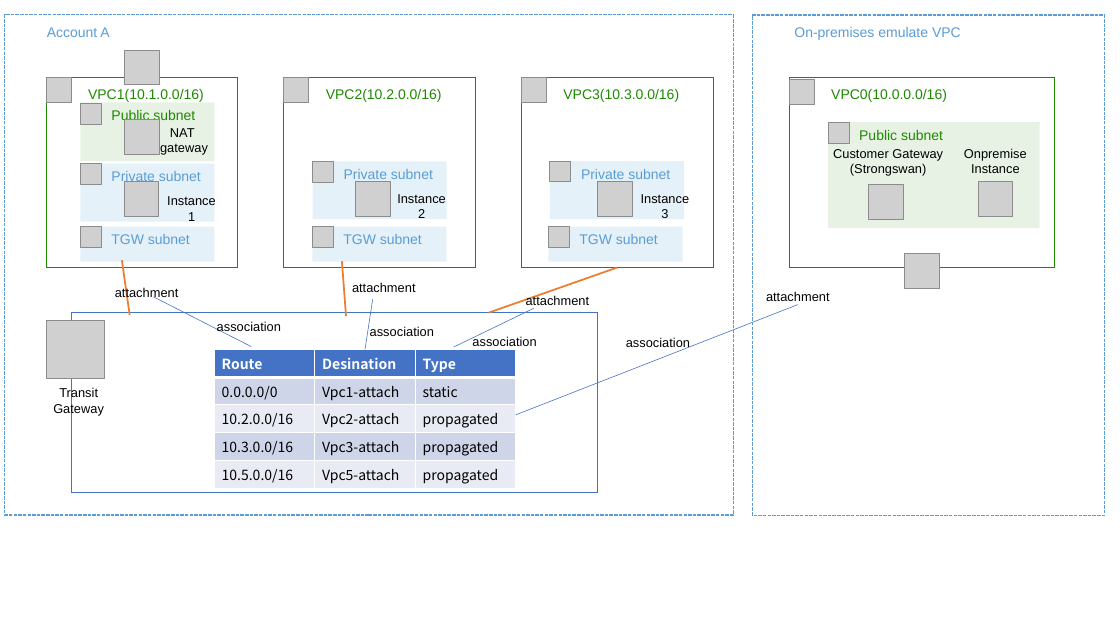
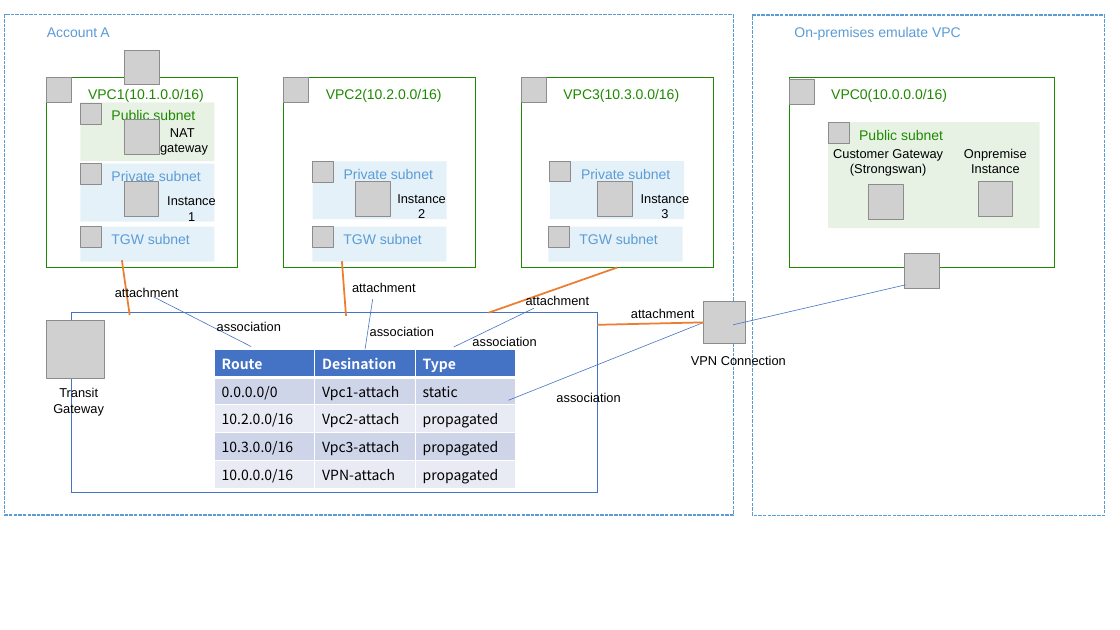
Before and after one commit to tomofuminijo/aws-transit-gateway-demo, a slide deck: slide 5 of images/images.pptx. Drawn at 1120x630 pixels with LibreOffice and Linux fonts; fonts in the diff are those of the drawing; grey boxes stand for pictures. Boxes give left, top, right and bottom in pixels: in the first picture for what was removed or moved away, otherwise in the second. Text is boxed around its words. In the diff, an @@ line names an element or a change of style, - is before the commit and + after.

```diff
--- a/images/images.pptx
+++ b/images/images.pptx
@@ line added from (906, 285) to (734, 325), #4472C4 0.5 pt @@
@@ line moved from (798, 305) - (516, 415) to (704, 323) - (508, 401) @@
@@ line added from (704, 323) to (597, 325), #ED7D31 1.5 pt @@
@@ text "attachment": place and size @@
-text "attachment" at <box>766,291,830,301</box>
+text "attachment" at <box>631,308,695,318</box>
@@ picture added at <box>704,302,746,344</box> @@
@@ table at <box>214,350,517,488</box> @@
-row 5, column 1: 10.5.0.0/16
+row 5, column 1: 10.0.0.0/16
-row 5, column 2: Vpc5-attach
+row 5, column 2: VPN-attach
@@ text added at <box>691,355,786,368</box>, 11 pt, text #000000 @@
+VPN Connection
@@ text "association": place and size @@
-text "association" at <box>626,337,690,349</box>
+text "association" at <box>556,392,620,405</box>
```
Also in this commit, not shown: 3 other files.
